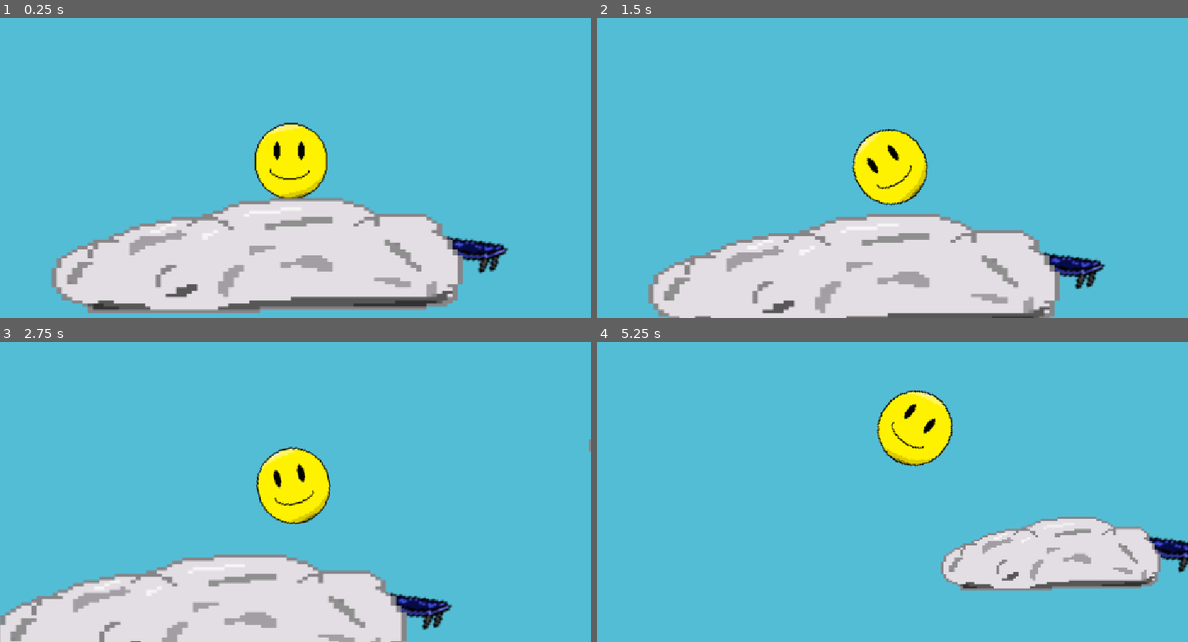
Above: before the commit, frames 1-4 (two rows, left to right).
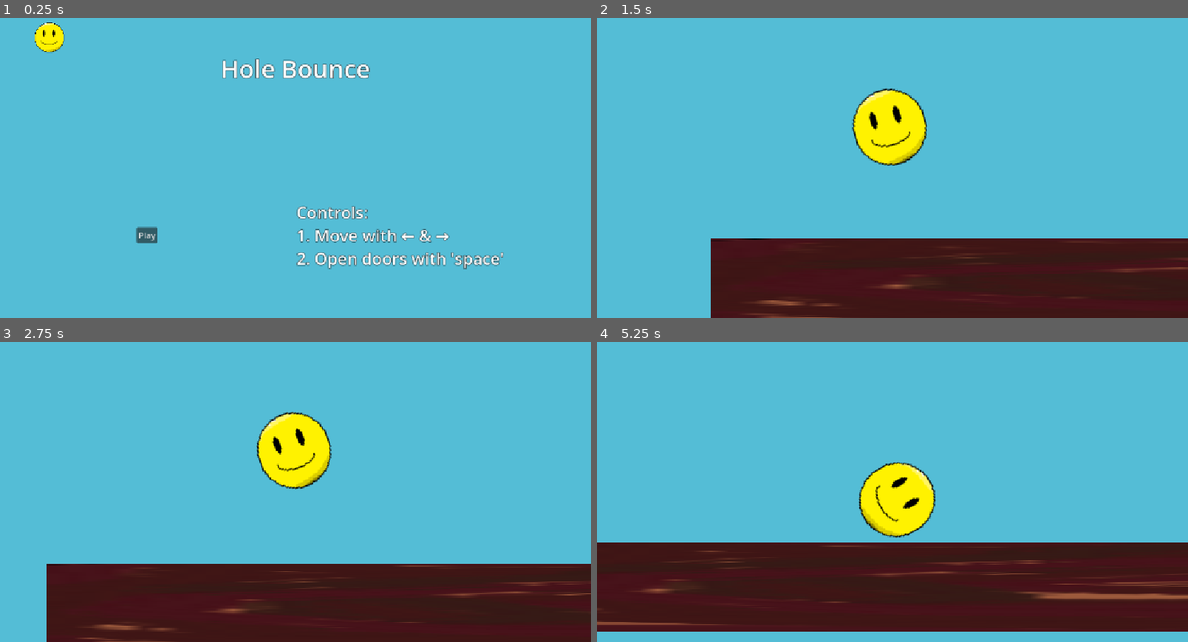
Above: after the commit, the same moments.

Repository: cyan-teal/hole-bounce
Game: Godot game, scene res://scenes/main.tscn
The game is run twice, just before and just after one commit, with the same random seed, the same clock (stepped at 60 frames per second) and the same inputs. Before the commit the project starts from res://scenes/level_3.tscn. The engine's default icon, where the game draws it, is replaced by a stand-in: a white triangle on a blue panel in a dark square.
Inputs (mouse positions are in pixels of both pictures, inside the frame that each line leads up to):
- Up to frame 1 (0.25 s): no input
- Up to frame 2 (1.5 s): click (744, 234) at 0.5 s, where only the run after the commit has a clickable "Play"; move the mouse to (1022, 135) at 1.27 s; hold Right (go_right) from 1.28 s (still down); hold Space (pass) from 1.28 s (still down)
- Up to frame 3 (2.75 s): move the mouse to (177, 492) at 2.02 s; release Right (go_right) at 2.03 s; release Space (pass) at 2.03 s; hold Left (go_left) from 2.03 s (still down); tap Space (pass) at 2.1 s
- Up to frame 4 (5.25 s): move the mouse to (951, 402) at 2.77 s; release Left (go_left) at 2.78 s; hold Space (pass) 2.78-3.53 s; hold Right (go_right) 2.78-4.28 s; move the mouse to (862, 543) at 3.52 s; tap Space (pass) at 3.6, 5.1 s; move the mouse to (1069, 525) at 4.27 s; hold Space (pass) 4.28-5.03 s; hold Left (go_left) from 4.28 s (still down); move the mouse to (715, 426) at 5.02 s

The runs differ from the first frame. In frame 1, 26% of the frame differs, in the area x 5-86%, y 1-99%; in frame 2, 29%; in frame 3, 29%; in frame 4, 37%, in the area x 0-100%, y 15-97%.

Commit message:
Reset main scene and add fly 'cheats'

Diff:
--- a/hole-bounce/project.godot
+++ b/hole-bounce/project.godot
@@ -11,7 +11,7 @@
 [application]
 
 config/name="Hole Bounce"
-run/main_scene="uid://c5ho4ahw1mb23"
+run/main_scene="uid://uq30xaib5jjf"
 config/features=PackedStringArray("4.7", "GL Compatibility")
 config/icon="uid://cpsm7tj76dhok"
 <<<<<<<HEADrun/main_scene="uid://cvompijt5hlt0"
@@ -40,6 +40,11 @@
 "events": [Object(InputEventKey,"resource_local_to_scene":false,"resource_name":"","device":-1,"window_id":0,"alt_press …(191 unchanged characters)…
 ]
 }
+test={
+"deadzone": 0.2,
+"events": [Object(InputEventKey,"resource_local_to_scene":false,"resource_name":"","device":-1,"window_id":0,"alt_pressed":false,"shift_pressed":true,"ctrl_pressed":true,"meta_pressed":false,"pressed":false,"keycode":0,"physical_keycode":59,"key_label":0,"unicode":58,"location":0,"echo":false,"script":null)
+]
+}
 
 [physics]
 
--- a/hole-bounce/scripts/player.gd
+++ b/hole-bounce/scripts/player.gd
@@ -17,6 +17,9 @@
 	if Input.is_action_pressed("go_right"):
 		apply_force(Vector2.RIGHT * SPEED * delta)
 		apply_torque(ROTATIONAL_SPEED * delta)
+	if Input.is_action_pressed("test"):
+		position = get_global_mouse_position()
+		linear_velocity = Vector2.ZERO
 
 
 
